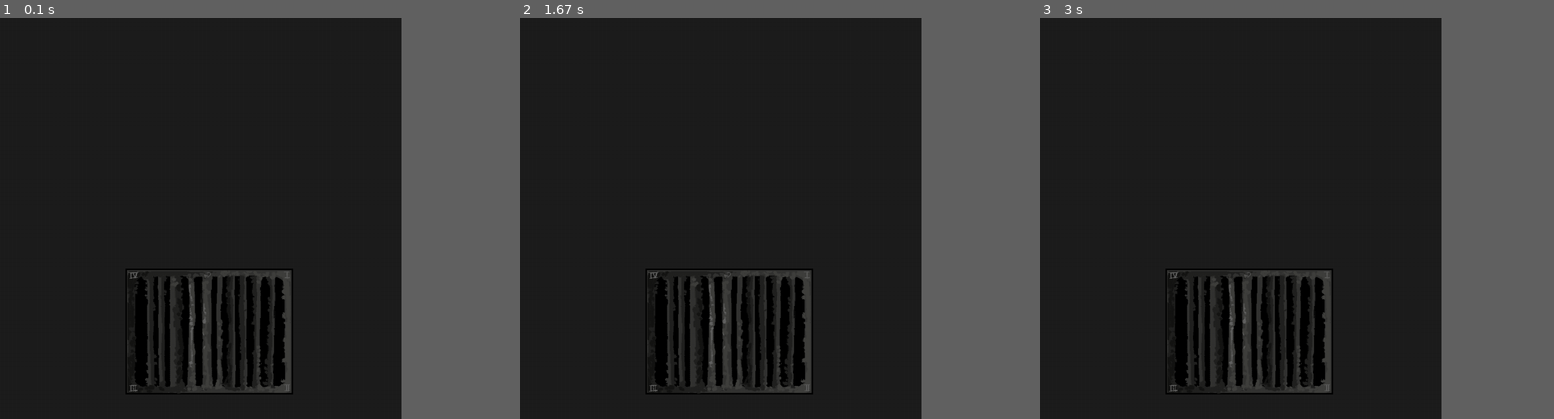
Above: before the commit, frames 1-3 (left to right).
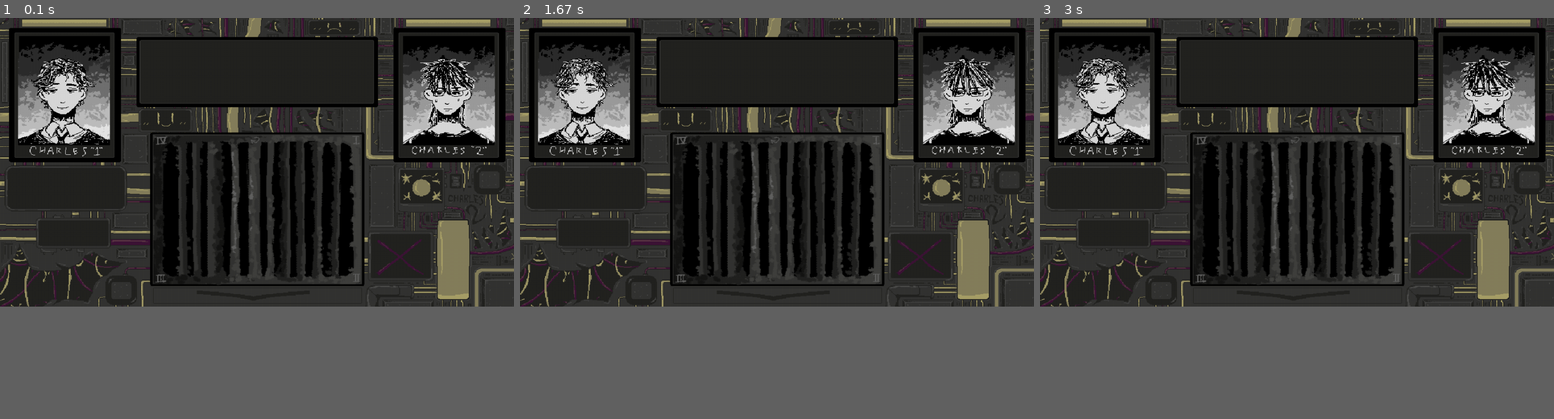
Above: after the commit, the same moments.

Repository: charles-kahlenberg/Bomb-defusal
Game: pygame game, started from flingtest.py
Two runs of this game, one before a commit and one after it. Both use one fixed random seed, a clock stepped at 60 frames per second and the inputs below.
Inputs:
- Up to frame 1 (0.1 s): no input
- Up to frame 2 (1.67 s): tap 1 at 0.33 s; tap 3 at 0.67 s; hold 4 1-1.47 s; tap 4 at 1.5 s
- Up to frame 3 (3 s): tap 2 at 1.83 s
In our replay, the window is 703x703 before the commit and 900x506 after it. These sizes can differ from the game's own. Grey fills any space a smaller window leaves; there, only what the larger window draws over its background counts as a difference.

The runs differ from the first frame. In frame 1, 35% of the frame differs, in the area x 0-100%, y 0-94%; in frame 2, 35%; in frame 3, 35%.

Commit message:
created vent intro and improved fling test (NOT DONE YET)

Diff:
--- a/bomb.py
+++ b/bomb.py
@@ -45,6 +45,16 @@
 # import the keypad intro module by file path
 def import_keypad_intro():
     return import_game_module("keypad_intro", "keypad_intro.py")
+
+
+# import the vent intro module by file path
+def import_vent_intro():
+    return import_game_module("vent_intro", "ventintro.py")
+
+
+# import the vent minigame module by file path
+def import_fling_test():
+    return import_game_module("fling_test", "flingtest.py")
 
 
 # import the switchG module by file path
@@ -227,6 +237,14 @@
     pygame.mixer.music.set_volume(10.00)
     pygame.mixer.music.play()
 
+    # vent intro
+    vent_intro = import_vent_intro()
+    vent_intro_done = vent_intro.main(screen, clock)
+
+    if not vent_intro_done:
+        pygame.quit()
+        return False
+
     # move on to wires GUI
     wires_gui = import_wires_gui()
     wires_won = wires_gui.main(screen, clock)
--- a/flingtest.py
+++ b/flingtest.py
@@ -1,65 +1,108 @@
 import pygame
-
-pygame.init()
-screen = pygame.display.set_mode((800, 800))
-clock = pygame.time.Clock()
-
-vent = pygame.image.load("img_keys/vent.png").convert_alpha()
-rect_surf = pygame.Surface((300, 232), pygame.SRCALPHA)
-rect_surf.fill((255, 255, 255))
-
-angle = 0
-
-pressed = []
-
-rx = 250
-ry = 500
-center_pos = (rx, ry)
-count = 0
-
-fling = False
-
-running = True
-while running:
-    for event in pygame.event.get():
-        if event.type == pygame.QUIT:
-            running = False
-        if event.type == pygame.KEYDOWN:
-            if event.key == pygame.K_4:
-                pressed.append(4)
-        if event.type == pygame.KEYDOWN:
-            if event.key == pygame.K_3:
-                pressed.append(3)
-        if event.type == pygame.KEYDOWN:
-            if event.key == pygame.K_2:
-                pressed.append(2)
-        if event.type == pygame.KEYDOWN:
-            if event.key == pygame.K_1:
-                pressed.append(1)
+from character_overlay import draw_character
 
 
-    screen.fill((30, 30, 30))
+GAME_W = 1024
+GAME_H = 576
+
+MINIGAME_WINDOW_X = -195
+MINIGAME_WINDOW_Y = -40
+MINIGAME_WINDOW_W = 1300
+MINIGAME_WINDOW_H = 702
 
 
-    if pressed == [4,1,2,3]:
-        fling = True
-    elif len(pressed) > 3:
-        pressed = []
+def main(screen=None, clock=None):
+    if not pygame.get_init():
+        pygame.init()
 
-    if fling:
-        count += 1
-        angle += 20
-        rx -= 40
-        ry -= 40
+    created_display = screen is None
+    if screen is None:
+        screen = pygame.display.set_mode((1024, 576))
 
-    fvent = pygame.transform.rotate(vent, angle)
+    if clock is None:
+        clock = pygame.time.Clock()
 
-    if fling:
-        screen.blit(fvent, (rx,ry))
-    else:
+    pygame.display.set_caption("Vent Minigame")
+
+    main_screen = screen
+    game_surface = pygame.Surface((GAME_W, GAME_H), pygame.SRCALPHA)
+    screen = game_surface
+
+    intro_bg = pygame.image.load("img_keys/base.png").convert()
+    intro_bg = pygame.transform.scale(intro_bg, main_screen.get_size())
+
+    minigame_rect = pygame.Rect(
+        MINIGAME_WINDOW_X,
+        MINIGAME_WINDOW_Y,
+        MINIGAME_WINDOW_W,
+        MINIGAME_WINDOW_H
+    )
+
+    def show_frame():
+        main_screen.blit(intro_bg, (0, 0))
+        draw_character(main_screen)
+
+        scaled_game = pygame.transform.smoothscale(game_surface, minigame_rect.size)
+        main_screen.blit(scaled_game, minigame_rect)
+
+        pygame.display.flip()
+
+    vent = pygame.image.load("img_keys/vent.png").convert_alpha()
+
+    angle = 0
+    pressed = []
+
+    rx = 390
+    ry = 220
+    count = 0
+
+    fling = False
+    running = True
+
+    while running:
+        for event in pygame.event.get():
+            if event.type == pygame.QUIT:
+                if created_display:
+                    pygame.quit()
+                return False
+
+            if event.type == pygame.KEYDOWN:
+                if event.key == pygame.K_4:
+                    pressed.append(4)
+                elif event.key == pygame.K_3:
+                    pressed.append(3)
+                elif event.key == pygame.K_2:
+                    pressed.append(2)
+                elif event.key == pygame.K_1:
+                    pressed.append(1)
+
+        screen.fill((0, 0, 0, 0))
+
+        if pressed == [4, 1, 2, 3]:
+            fling = True
+        elif len(pressed) > 3:
+            pressed = []
+
+        if fling:
+            count += 1
+            angle += 20
+            rx -= 40
+            ry -= 40
+
+            if count >= 35:
+                return True
+
+        fvent = pygame.transform.rotate(vent, angle)
         screen.blit(fvent, (rx, ry))
 
-    pygame.display.flip()
-    clock.tick(60)
+        show_frame()
+        clock.tick(60)
 
-pygame.quit()
+    if created_display:
+        pygame.quit()
+
+    return False
+
+
+if __name__ == "__main__":
+    raise SystemExit(main())
--- /dev/null
+++ b/ventintro.py
@@ -0,0 +1,127 @@
+import pygame
+
+from character_overlay import draw_character
+
+try:
+    from bomb_configs import RPi, component_button_state
+except ImportError:
+    RPi = False
+    component_button_state = None
+
+
+TEXTBOX_X = 277
+TEXTBOX_Y = 42
+TEXTBOX_WIDTH = 471
+TEXTBOX_HEIGHT = 132
+TEXTBOX_ALPHA = 180
+TEXT_PADDING_X = 18
+TEXT_PADDING_Y = 16
+PROMPT_OFFSET_Y = 45
+
+
+def main(screen=None, clock=None):
+    if not pygame.get_init():
+        pygame.init()
+
+    created_display = screen is None
+    if screen is None:
+        screen = pygame.display.set_mode((1024, 576))
+
+    if clock is None:
+        clock = pygame.time.Clock()
+
+    pygame.display.set_caption("Wires Intro")
+
+    bg = pygame.image.load("img_keys/base.png").convert()
+    bg = pygame.transform.scale(bg, screen.get_size())
+
+    messages = [
+        "Charles looks around and notices a panel on his restraints.",
+        "(input the numbers from the vent on the keypad)",
+        "(make sure to go in a clockwise order)"
+    ]
+
+    active_message = 0
+    message = messages[active_message]
+
+    font = pygame.font.Font("img_keys/Baskic8.otf", 16)
+    counter = 0
+    speed = 1
+    done = False
+    final_message_done_time = None
+    prev_btn = False
+
+    running = True
+
+    while running:
+        now = pygame.time.get_ticks()
+
+        def advance_message():
+            nonlocal active_message, message, counter, done, final_message_done_time, running
+
+            if done:
+                if active_message < len(messages) - 1:
+                    active_message += 1
+                    message = messages[active_message]
+                    counter = 0
+                    done = False
+                    final_message_done_time = None
+                else:
+                    running = False
+
+        for event in pygame.event.get():
+            if event.type == pygame.QUIT:
+                return False
+
+            if event.type == pygame.KEYDOWN:
+                if event.key == pygame.K_RETURN and not RPi:
+                    advance_message()
+
+        if RPi and component_button_state is not None:
+            btn = component_button_state.value
+
+            if btn and not prev_btn:
+                advance_message()
+
+            prev_btn = btn
+
+        screen.blit(bg, (0, 0))
+        draw_character(screen)
+
+        if counter < speed * len(message):
+            counter += 1
+        else:
+            done = True
+
+            if active_message == len(messages) - 1:
+                if final_message_done_time is None:
+                    final_message_done_time = now
+                elif now - final_message_done_time >= 3000:
+                    running = False
+
+        text_box = pygame.Surface((TEXTBOX_WIDTH, TEXTBOX_HEIGHT), pygame.SRCALPHA)
+        text_box.fill((0, 0, 0, TEXTBOX_ALPHA))
+        screen.blit(text_box, (TEXTBOX_X, TEXTBOX_Y))
+
+        border_rect = pygame.Rect(TEXTBOX_X, TEXTBOX_Y, TEXTBOX_WIDTH, TEXTBOX_HEIGHT)
+        pygame.draw.rect(screen, (255, 255, 255), border_rect, 2)
+
+        snip = font.render(message[0:counter // speed], True, "white")
+        screen.blit(snip, (TEXTBOX_X + TEXT_PADDING_X, TEXTBOX_Y + TEXT_PADDING_Y))
+
+        if done and active_message < len(messages) - 1:
+            prompt_text = "Press Button" if RPi else "Press Enter"
+            prompt = font.render(prompt_text, True, (180, 180, 180))
+            screen.blit(prompt, (TEXTBOX_X + TEXT_PADDING_X, TEXTBOX_Y + PROMPT_OFFSET_Y))
+
+        pygame.display.flip()
+        clock.tick(24)
+
+    if created_display:
+        pygame.quit()
+
+    return True
+
+
+if __name__ == "__main__":
+    raise SystemExit(main())
